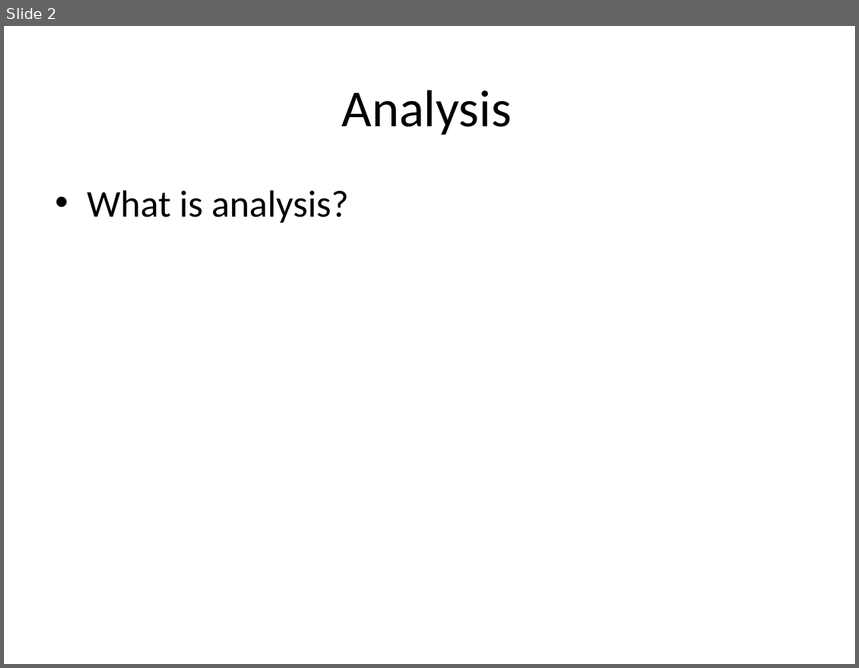
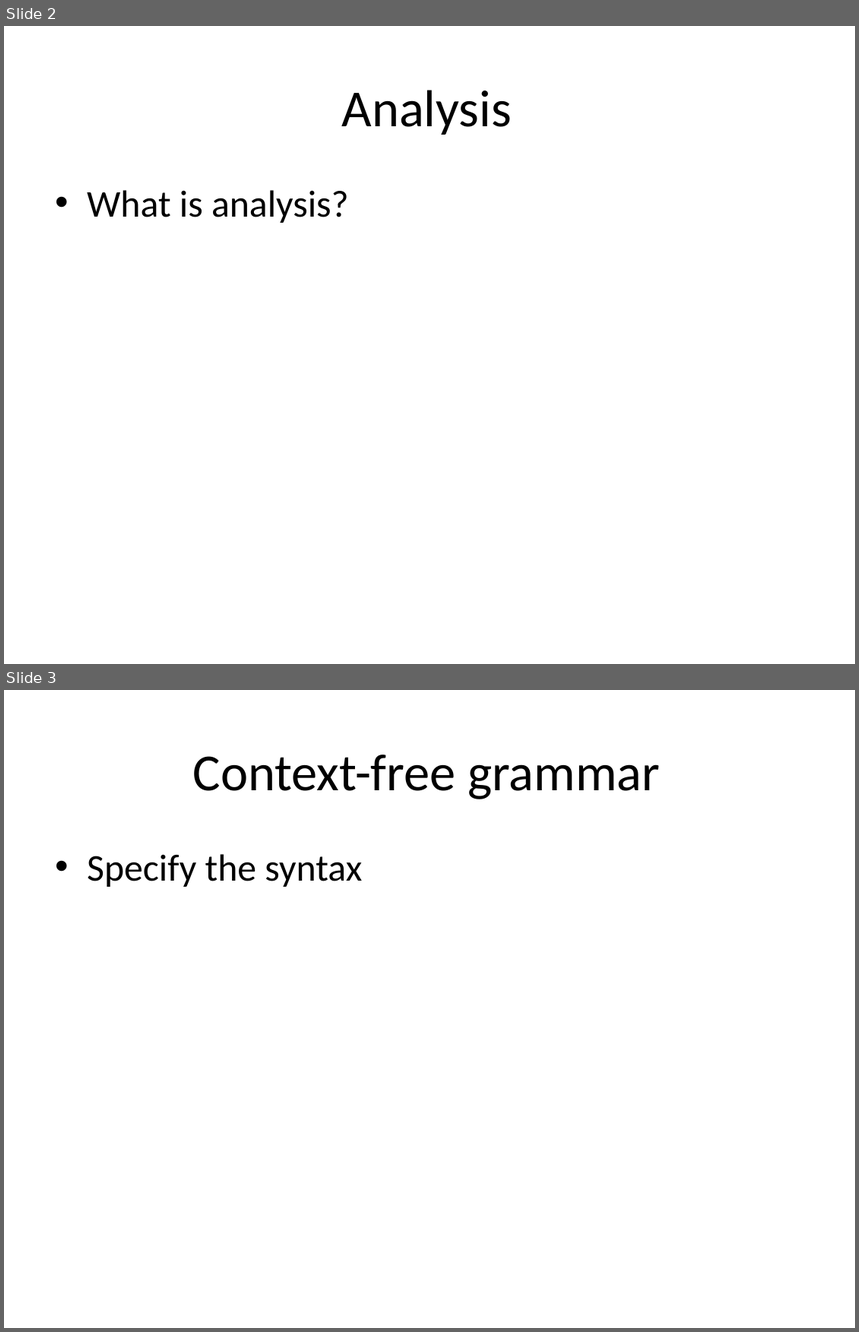
Before and after one commit to isurup/kalle-martin-group, a slide deck: SSE2/slides/1 Analysis.pptx. Shown one above the other, each under a label of ours: slide 2 before the commit, slides 2 and 3 after it. The pictures are 859x668 and 859x1332 pixels, drawn with LibreOffice and Linux fonts; fonts in the diff are those of the drawing. Boxes give left, top, right and bottom in pixels: in the first picture for what was removed or moved away, otherwise in the second. Text is boxed around its words. In the diff, an @@ line names an element or a change of style, - is before the commit and + after.

```diff
--- a/SSE2/slides/1 Analysis.pptx
+++ b/SSE2/slides/1 Analysis.pptx
@@ slide 3 added at [4,690,855,1328], background #FFFFFF @@
@@ title added at [193,755,660,799], 44 pt, text #000000 @@
+Context-free grammar
@@ text added at [87,854,362,887], 32 pt, text #000000 @@
+• Specify the syntax
```
Also in this commit, not shown: 2 other slides added.
